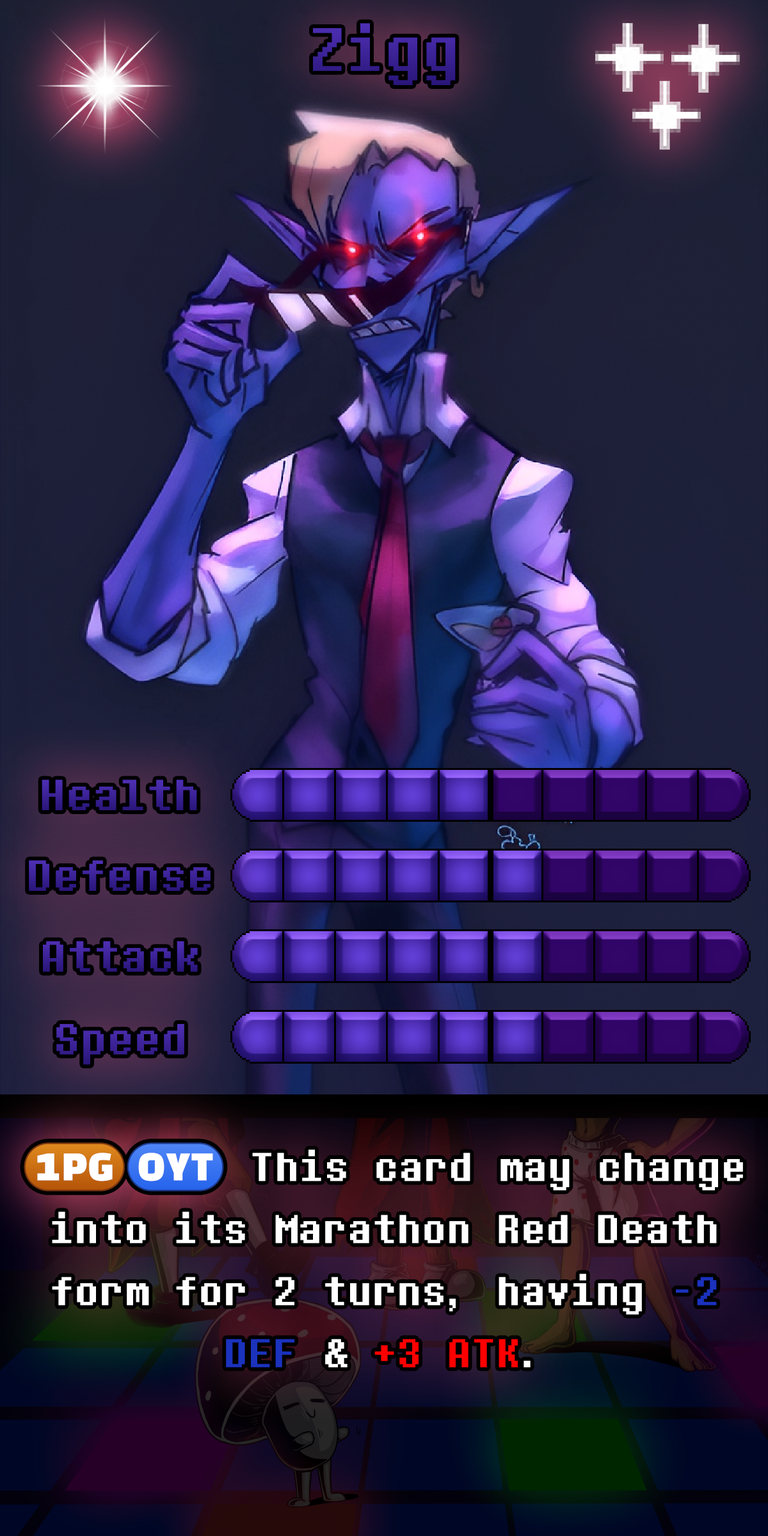
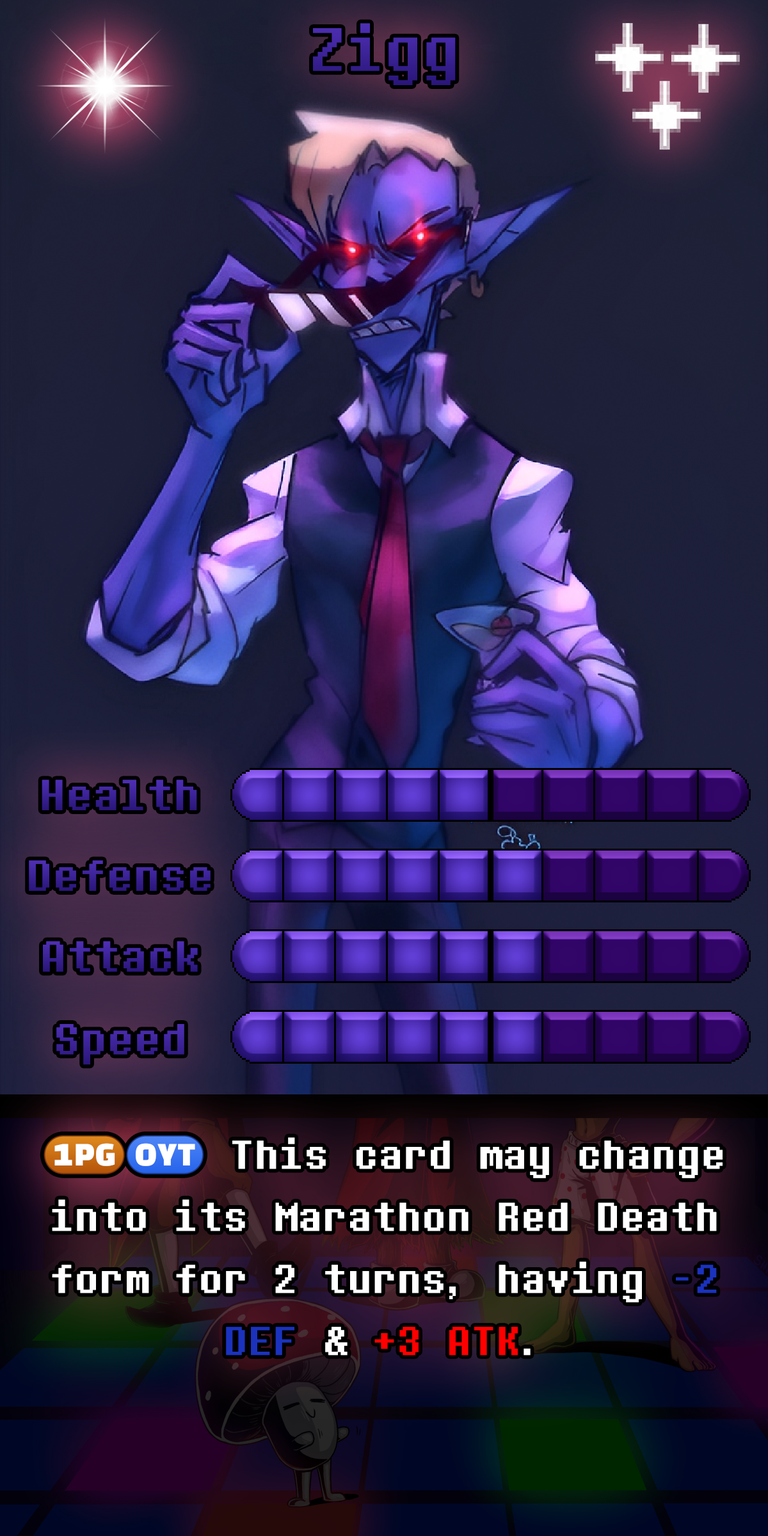
Layers edited between the first and the second (768, 1536) image:
painted on "Ability" over [23, 1135, 743, 1368]
